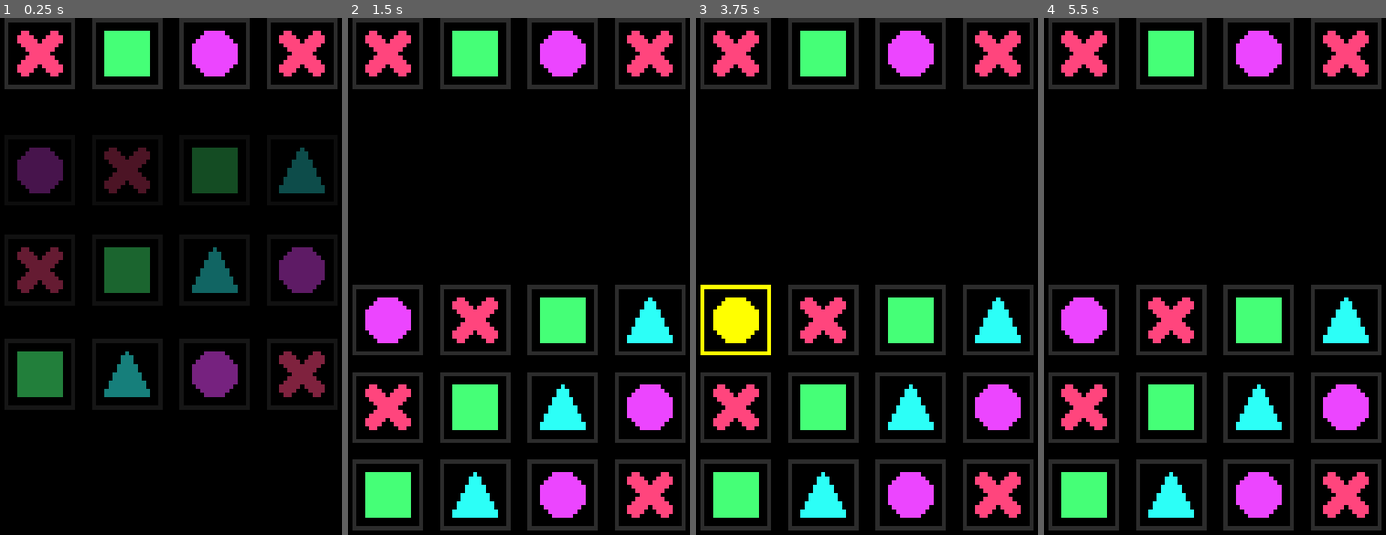
Above: before the commit, frames 1-4 (left to right).
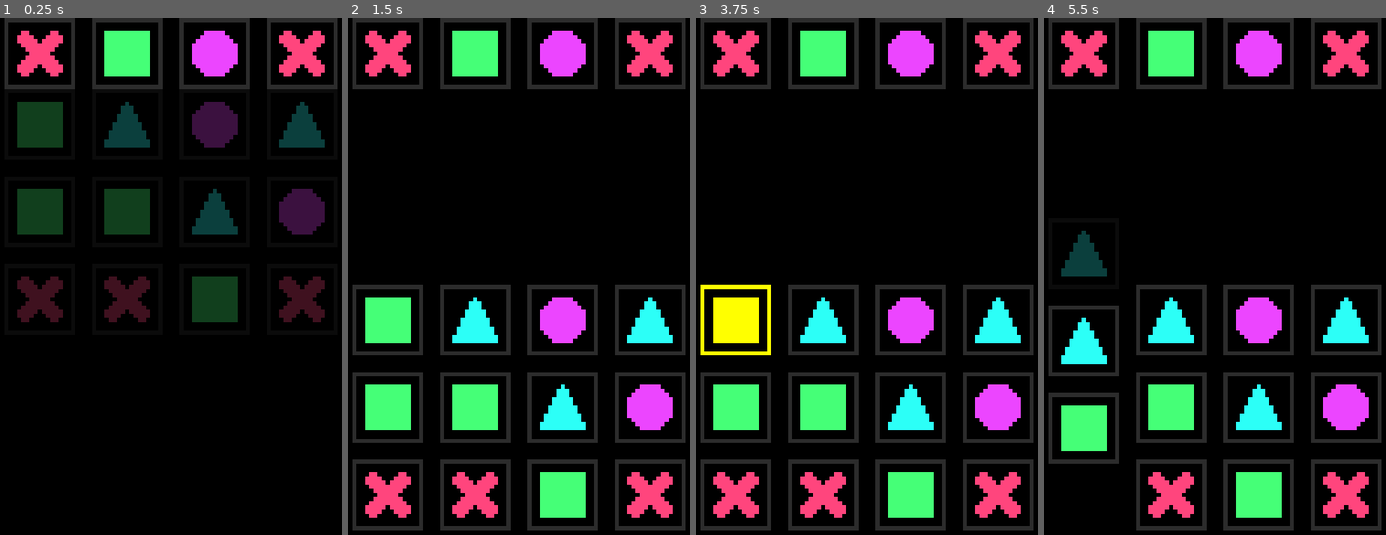
Above: after the commit, the same moments.

Repository: fedetibaldo/connection-redux
Game: Godot game, scene res://src/Game.tscn
Same seed, same stepped clock (60 frames per second), same inputs: the game is played once before the commit and once after it.
Inputs (mouse positions are in pixels of both pictures, inside the frame that each line leads up to):
- Up to frame 1 (0.25 s): no input
- Up to frame 2 (1.5 s): move the mouse to (389, 54) at 0.52 s; click (389, 54) at 0.67 s; tap Enter at 1.25 s; move the mouse to (474, 54) at 1.27 s; click (474, 54) at 1.42 s
- Up to frame 3 (3.75 s): tap Space at 2, 3.5 s; move the mouse to (911, 54) at 2.02 s; click (911, 54) at 2.17 s; tap Enter at 2.75 s; move the mouse to (996, 54) at 2.77 s; click (996, 54) at 2.92 s; move the mouse to (737, 317) at 3.52 s; click (737, 317) at 3.67 s
- Up to frame 4 (5.5 s): move the mouse to (1085, 405) at 4.27 s; click (1085, 405) at 4.42 s; tap Enter at 5 s; move the mouse to (1085, 493) at 5.02 s; click (1085, 493) at 5.17 s

The runs differ from the first frame. In frame 1, 21% of the frame differs, in the area x 5-95%, y 16-74%; in frame 2, 7.8%; in frame 3, 6.9%; in frame 4, 10%.

Commit message:
Custom container resort

Diff:
--- a/godot/src/Game.tscn
+++ b/godot/src/Game.tscn
@@ -16,4 +16,4 @@
 
 [node name="Board" parent="." instance=ExtResource( 1 )]
 position = Vector2( 8, 64 )
-tiles = [ [ ExtResource( 2 ), ExtResource( 4 ), ExtResource( 6 ), ExtResource( 5 ) ], [ ExtResource( 4 ), ExtResource( 6 ), ExtResource( 5 ), ExtResource( 2 ) ], [ ExtResource( 6 ), ExtResource( 5 ), ExtResource( 2 ), ExtResource( 4 ) ] ]
+tiles = [ [ ExtResource( 4 ), ExtResource( 6 ), ExtResource( 6 ) ], [ ExtResource( 4 ), ExtResource( 6 ), ExtResource( 5 ) ], [ ExtResource( 6 ), ExtResource( 5 ), ExtResource( 2 ) ], [ ExtResource( 4 ), ExtResource( 2 ), ExtResource( 5 ) ] ]
--- a/godot/src/board/Board.gd
+++ b/godot/src/board/Board.gd
@@ -5,71 +5,63 @@
 export(PackedScene) var tile_scene
 
 export(Array, Array, Resource) var tiles = [
-	[null, null, null, null],
-	[null, null, null, null],
-	[null, null, null, null],
+	[null, null, null],
+	[null, null, null],
+	[null, null, null],
+	[null, null, null],
 ]
 
 onready var connection := $Connection
-onready var container := $Container
-onready var columns := [
-	$"Container/Column 1",
-	$"Container/Column 2",
-	$"Container/Column 3",
-	$"Container/Column 4"
-]
+onready var matrix := $Matrix
 
+func _ready():
+	matrix.connect("tile_selected", self, "_on_tile_selected")
+
+var coords_selected = []
 var tiles_selected = []
 
 func initialize():
-	var row = 0
-	for tile_row in tiles:
-		var col = 0
-		for tile in tile_row:
-			_add_tile(tile, Vector2(col, row))
-			col += 1
-		row += 1
-
-func _add_tile(tile: TileData, coord: Vector2):
-	var scene = tile_scene.instance()
-	columns[coord.x].add_child(scene)
-	scene.initialize(tile, coord)
-	scene.connect("tile_selected", self, "_on_tile_selected")
+	var col = 0
+	for column in tiles:
+		for tile in column:
+			matrix.add_tile(tile, col)
+		col += 1
 
 func _is_legal_move(new_coord: Vector2) -> bool:
-	if tiles_selected.size():
-		for tile in tiles_selected:
-			if new_coord == tile.coord:
+	if coords_selected.size():
+		for coord in coords_selected:
+			if new_coord == coord:
 				return false
-		if new_coord.distance_to(tiles_selected.back().coord) > 1:
+		if new_coord.distance_to(coords_selected.back()) > 1:
 			return false
 	return true
 
 func _get_tile_position(tile: BoardTile):
 	var offset = tile.rect_size * tile.coord
-	offset.x += container.get_constant('separation') * tile.coord.x
-	offset.y += columns[tile.coord.x].get_constant('separation') * tile.coord.y
+	offset.x += matrix.get_constant('separation') * tile.coord.x
+	offset.y += matrix.get_constant('separation') * tile.coord.y
 	return offset
 
-func _on_tile_selected(tile: BoardTile):
-	if _is_legal_move(tile.coord):
+func _on_tile_selected(_matrix, tile: TileData, coord: Vector2):
+	if _is_legal_move(coord):
 		# tiles and coords logic
-		tile.highlight()
+		coords_selected.push_back(coord)
 		tiles_selected.push_back(tile)
-		connection.add_point(
-			_get_tile_position(tile) + tile.rect_size / 2,
-			connection.points.size() - 1
-		)
+		# highlight new coordinate
+		matrix.highlight(coord)
+		#connection.add_point(
+		#	_get_tile_position(tile) + tile.rect_size / 2,
+		#	connection.points.size() - 1
+		#)
 
 func _unhandled_input(event: InputEvent):
 	if event is InputEventMouseButton:
 		event = event as InputEventMouseButton
 		if event.button_index == BUTTON_LEFT and not event.pressed:
-			for tile in tiles_selected:
-				tile = tile as BoardTile
-				tile.undo_highlight()
-			tiles_selected = []
-			connection.points = PoolVector2Array()
+			for coord in coords_selected:
+				matrix.remove(coord)
+			coords_selected = []
+			# connection.points = PoolVector2Array()
 
 func _process(_delta):
 	if connection.points.size() and Input.is_mouse_button_pressed(BUTTON_LEFT):
--- a/godot/src/board/Board.tscn
+++ b/godot/src/board/Board.tscn
@@ -1,8 +1,9 @@
-[gd_scene load_steps=4 format=2]
+[gd_scene load_steps=5 format=2]
 
 [ext_resource path="res://src/board/BoardTile.tscn" type="PackedScene" id=1]
 [ext_resource path="res://src/board/Board.gd" type="Script" id=2]
 [ext_resource path="res://src/board/Column.gd" type="Script" id=3]
+[ext_resource path="res://src/board/Matrix.gd" type="Script" id=4]
 
 [node name="Board" type="Position2D"]
 script = ExtResource( 2 )
@@ -12,52 +13,54 @@
 width = 5.0
 default_color = Color( 1, 1, 0, 1 )
 
-[node name="Container" type="HBoxContainer" parent="."]
+[node name="Matrix" type="HBoxContainer" parent="."]
 margin_right = 12.0
 mouse_filter = 2
 custom_constants/separation = 4
+script = ExtResource( 4 )
 __meta__ = {
 "_edit_use_anchors_": false
 }
 
-[node name="Column 1" type="VBoxContainer" parent="Container"]
+[node name="Column 1" type="Container" parent="Matrix"]
+margin_right = 17.0
+rect_min_size = Vector2( 17, 0 )
 mouse_filter = 2
-size_flags_horizontal = 3
-size_flags_vertical = 3
-custom_constants/separation = 4
+size_flags_horizontal = 2
+size_flags_vertical = 8
 script = ExtResource( 3 )
 tile_scene = ExtResource( 1 )
 tween = NodePath("../../Tween")
 
-[node name="Column 2" type="VBoxContainer" parent="Container"]
-margin_left = 4.0
-margin_right = 4.0
+[node name="Column 2" type="Container" parent="Matrix"]
+margin_left = 21.0
+margin_right = 38.0
+rect_min_size = Vector2( 17, 0 )
 mouse_filter = 2
-size_flags_horizontal = 3
-size_flags_vertical = 3
-custom_constants/separation = 4
+size_flags_horizontal = 2
+size_flags_vertical = 8
 script = ExtResource( 3 )
 tile_scene = ExtResource( 1 )
 tween = NodePath("../../Tween")
 
-[node name="Column 3" type="VBoxContainer" parent="Container"]
-margin_left = 8.0
-margin_right = 8.0
+[node name="Column 3" type="Container" parent="Matrix"]
+margin_left = 42.0
+margin_right = 59.0
+rect_min_size = Vector2( 17, 0 )
 mouse_filter = 2
-size_flags_horizontal = 3
-size_flags_vertical = 3
-custom_constants/separation = 4
+size_flags_horizontal = 2
+size_flags_vertical = 8
 script = ExtResource( 3 )
 tile_scene = ExtResource( 1 )
 tween = NodePath("../../Tween")
 
-[node name="Column 4" type="VBoxContainer" parent="Container"]
-margin_left = 12.0
-margin_right = 12.0
+[node name="Column 4" type="Container" parent="Matrix"]
+margin_left = 63.0
+margin_right = 80.0
+rect_min_size = Vector2( 17, 0 )
 mouse_filter = 2
-size_flags_horizontal = 3
-size_flags_vertical = 3
-custom_constants/separation = 4
+size_flags_horizontal = 2
+size_flags_vertical = 8
 script = ExtResource( 3 )
 tile_scene = ExtResource( 1 )
 tween = NodePath("../../Tween")
--- a/godot/src/board/BoardTile.gd
+++ b/godot/src/board/BoardTile.gd
@@ -6,18 +6,16 @@
 onready var collision_area = $CollisionArea
 onready var tween = $Tween
 
-signal tile_selected(tile);
+signal tile_selected(this, tile, coord);
 
 var tile: TileData
-var coord: Vector2
 
 func _ready():
 	collision_area.connect("mouse_entered", self, "_on_collision_area_mouse_enter")
 	collision_area.connect("input_event", self, "_on_collision_area_input_event")
 	material = material.duplicate()
 
-func initialize(_tile: TileData, _coord: Vector2):
-	coord = _coord
+func initialize(_tile: TileData):
 	tile = _tile
 	sprite.texture = tile.sprite
 
@@ -40,11 +38,11 @@
 	if event is InputEventMouseButton:
 		event = event as InputEventMouseButton
 		if event.button_index == BUTTON_LEFT and event.pressed:
-			emit_signal("tile_selected", self)
+			emit_signal("tile_selected", self, tile, Vector2.ZERO)
 
 func _on_collision_area_mouse_enter():
 	if Input.is_mouse_button_pressed(BUTTON_LEFT):
-		emit_signal("tile_selected", self)
+		emit_signal("tile_selected", self, tile, Vector2.ZERO)
 
 func _get_highlight_amount() -> Vector3:
 	return material.get_shader_param("highlight_amount")
--- a/godot/src/board/Column.gd
+++ b/godot/src/board/Column.gd
@@ -1,42 +1,123 @@
-extends VBoxContainer
+extends Container
+
+var triangle = preload("res://src/tiles/Triangle.tres")
 
 export(PackedScene) var tile_scene
 export(NodePath) var tween
 
-var falling_tiles := 3
+signal tile_selected(this, tile, row)
+
+var new_tiles := 0
+var removed_tiles := []
 
 func _ready():
 	tween = get_node(tween)
 
+func get_tiles():
+	return get_children()
+
+func get_tile(idx):
+	idx = _normalize_index(idx)
+	return get_tiles()[idx]
+
+func _normalize_index(idx):
+	return get_tiles().size() - idx
+
+func _on_tile_selected(tile_node: BoardTile, tile: TileData, coord: Vector2):
+	if not tween_in_progress:
+		var idx = get_tiles().find(tile_node)
+		coord.y = _normalize_index(idx)
+		emit_signal("tile_selected", self, tile, coord)
+
 func add_tile(tile: TileData):
 	# Instance tile node
-	var tile_node = tile_scene.instance()
+	var tile_node = tile_scene.instance() as BoardTile
 	add_child(tile_node)
+	move_child(tile_node, 0)
 	tile_node.initialize(tile)
-	falling_tiles += 1
-
-func _drop_tiles_from_above():
-	var tiles = get_children()
-	for i in range(falling_tiles):
-		var tile = tiles[i] as Control
-		var end_position = tile.rect_position
-		# Assume all the child controls have the same size
-		var start_position = Vector2(0, tile.rect_size.y * -(falling_tiles - i))
-		# Move down
-		(tween as Tween).interpolate_property(
-			tile, 'rect_position',
-			start_position, end_position, 0.2 + 0.1 * falling_tiles,
-			Tween.TRANS_LINEAR, Tween.EASE_OUT, (3 - (i + 1)) * 0.05
-		)
-		# Fade in
-		(tween as Tween).interpolate_property(
-			tile, 'modulate',
-			Color.transparent, Color.white, 0.2 + 0.1 * falling_tiles,
-			Tween.TRANS_LINEAR, Tween.EASE_OUT, (3 - (i + 1)) * 0.05
-		)
-	falling_tiles = 0
-	tween.start()
+	tile_node.connect("tile_selected", self, "_on_tile_selected")
+	new_tiles += 1
+	tile_node.rect_position = -(tile_node.rect_size * new_tiles * Vector2.DOWN + 4 * new_tiles * Vector2.DOWN)
 
 func _notification(what):
 	if what == NOTIFICATION_SORT_CHILDREN:
-		_drop_tiles_from_above()
+		_resort_children()
+
+func remove(row):
+	var negative_pad = 0
+	for idx in removed_tiles:
+		if idx < row:
+			negative_pad += 1
+	remove_child(get_tile(row - negative_pad))
+	removed_tiles.push_back(row)
+	add_tile(triangle)
+
+func highlight(row):
+	get_tile(row).highlight()
+
+func undo_highlight(row):
+	get_tile(row).undo_highlight()
+
+var prev_min_size = null
+var tween_in_progress = false
+
+func _resort_children():
+	# Avoid rearrangements during animations
+	if not tween_in_progress:
+
+		# Calculate layout shift
+		var min_size = _get_minimum_size()
+		var layout_shift = prev_min_size - min_size if prev_min_size else Vector2.ZERO
+		prev_min_size = min_size
+
+		# Position children
+		var offset = Vector2.ZERO
+		var idx = 0
+		for child in get_children():
+
+			# Compensate for difference in origin position
+			# NOTE: assumes the vertical size flag is set to "Shrink End"
+			var prev_pos = (child.rect_position - layout_shift) * Vector2.DOWN
+
+			# Animate from previous position to new offset
+			(tween as Tween).interpolate_property(
+				child, 'rect_position',
+				prev_pos, offset, 1,
+				Tween.TRANS_LINEAR, Tween.EASE_OUT, 0
+			)
+
+			# Fade in if new
+			if idx < new_tiles:
+				(tween as Tween).interpolate_property(
+					child, 'modulate',
+					Color.transparent, Color.white, 1,
+					Tween.TRANS_LINEAR, Tween.EASE_OUT, 0
+				)
+			idx += 1
+
+			# Accumulate offset
+			var size = child.rect_size
+			offset += 4 * Vector2.DOWN
+			offset += size * Vector2.DOWN
+
+		# Reset state trackers
+		removed_tiles = []
+		new_tiles = 0
+
+		# Start animation and lock function entrance
+		tween.start()
+		tween_in_progress = true
+		yield(tween, 'tween_all_completed')
+		tween_in_progress = false
+
+# Override
+# @see https://docs.godotengine.org/en/stable/classes/class_control.html?#class-control-method-get-minimum-size
+func _get_minimum_size():
+	var offset = Vector2.ZERO
+	for child in get_children():
+		var size = child.rect_size
+		offset += 4 * Vector2.DOWN
+		offset += size * Vector2.DOWN
+		if size.x > offset.x:
+			offset.x = size.x
+	return offset
--- /dev/null
+++ b/godot/src/board/Matrix.gd
@@ -0,0 +1,29 @@
+extends HBoxContainer
+
+signal tile_selected(this, tile, coord)
+
+func _ready():
+	for column in get_columns():
+		column.connect("tile_selected", self, "_on_tile_selected")
+
+func get_columns():
+	return get_children()
+
+func get_column(idx):
+	return get_columns()[idx]
+
+func _on_tile_selected(column_node, tile, coord):
+	coord.x = get_columns().find(column_node)
+	emit_signal("tile_selected", self, tile, coord)
+
+func add_tile(tile, col):
+	get_columns()[col].add_tile(tile)
+
+func remove(coord: Vector2):
+	get_column(coord.x).remove(coord.y)
+
+func highlight(coord: Vector2):
+	get_column(coord.x).highlight(coord.y)
+
+func undo_highlight(coord: Vector2):
+	get_column(coord.x).undo_highlight(coord.y)
--- a/godot/src/display/Display.gd
+++ b/godot/src/display/Display.gd
@@ -14,7 +14,7 @@
 	for tile in combination:
 		var scene = tile_scene.instance()
 		container.add_child(scene)
-		scene.initialize(tile, Vector2(index, 0))
+		scene.initialize(tile)
 		index += 1
 	if current_combination:
 		# instance above and fade old tiles out
